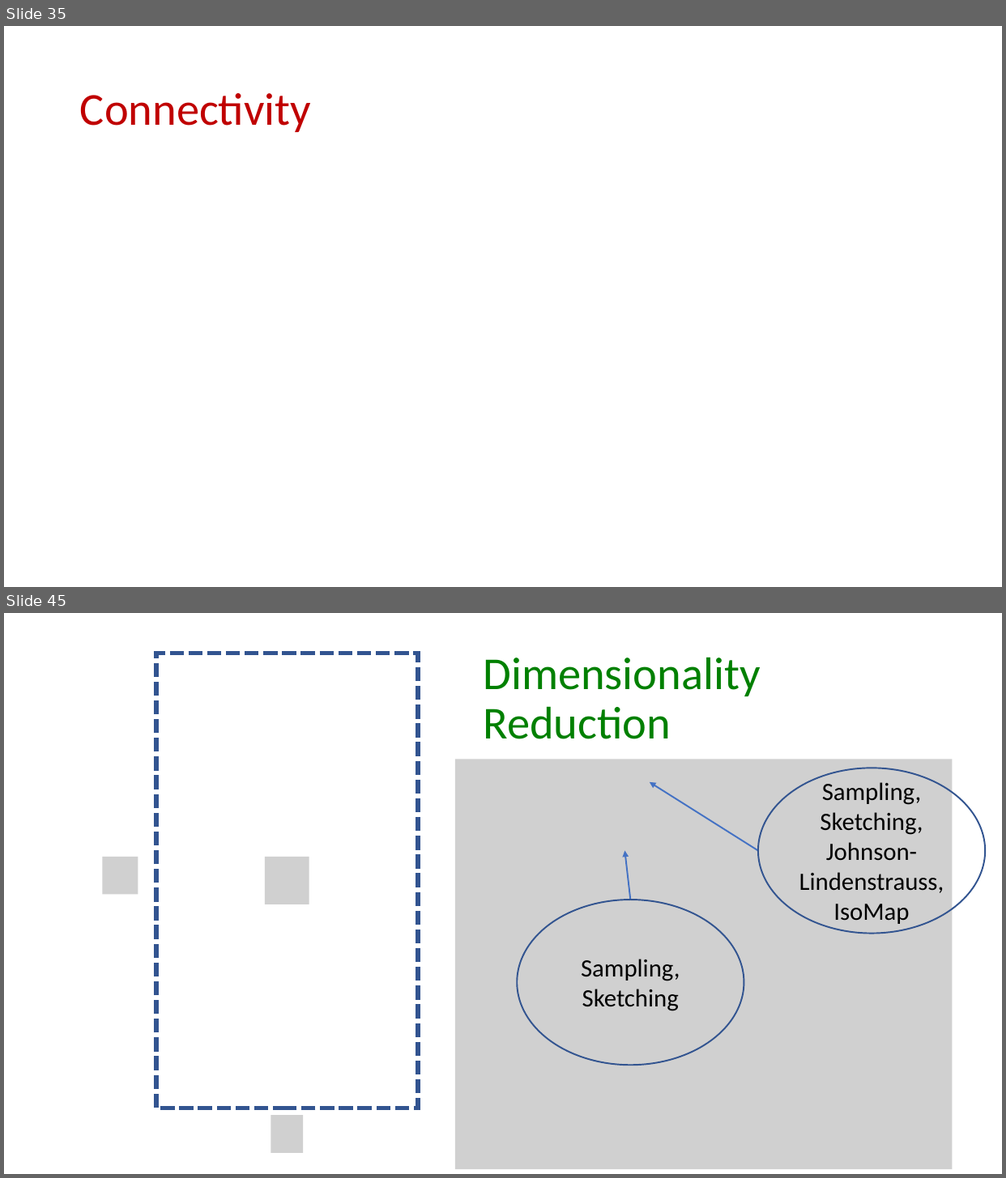
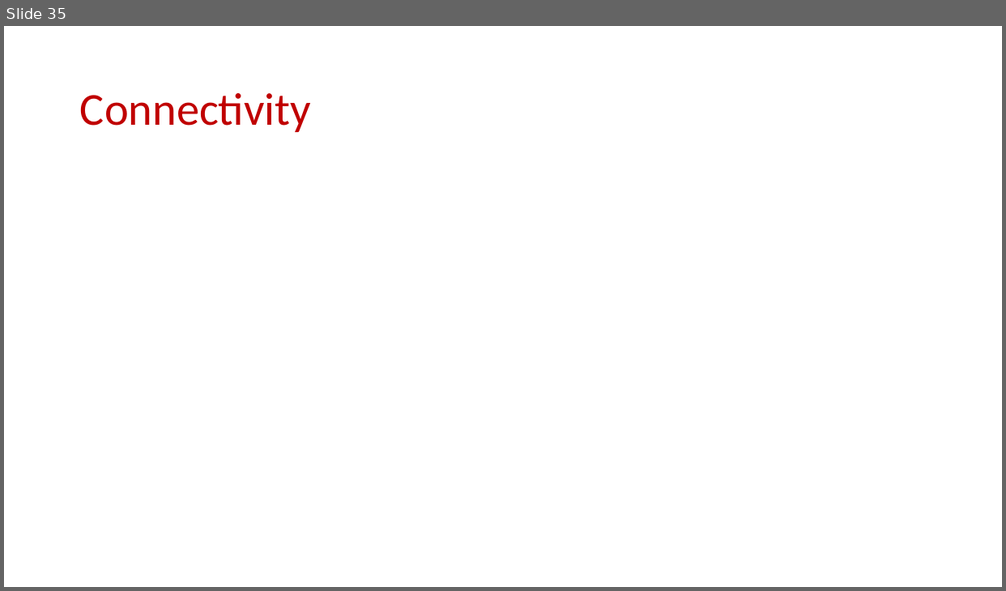
Before and after one commit to samsonzhou/samsonzhou.github.io, a slide deck: CSCE689-23/L20.pptx. Shown one above the other, each under a label of ours: slides 35 and 45 before the commit, slide 35 after it; the slides between them are not shown. The pictures are 1006x1178 and 1006x591 pixels, drawn with LibreOffice and Linux fonts; fonts in the diff are those of the drawing; grey boxes stand for pictures. Boxes give left, top, right and bottom in pixels: in the first picture for what was removed or moved away, otherwise in the second. Text is boxed around its words. In the diff, an @@ line names an element or a change of style, - is before the commit and + after.

```diff
--- a/CSCE689-23/L20.pptx
+++ b/CSCE689-23/L20.pptx
@@ slide 45 removed at [4,613,1002,1174], background #FFFFFF @@
@@ rectangle removed at [156,653,418,1108] @@
@@ title removed at [483,657,760,739] @@
-Dimensionality Reduction
@@ picture removed at [455,759,953,1170] @@
@@ arrow removed from (759, 851) to (650, 782) @@
@@ ellipse removed at [759,768,986,934] @@
-Sampling, Sketching, Johnson-Lindenstrauss, IsoMap
@@ arrow removed from (631, 900) to (624, 851) @@
@@ picture removed at [102,857,138,895] @@
@@ picture removed at [265,857,309,905] @@
@@ ellipse removed at [517,900,744,1065] @@
-Sampling, Sketching
@@ picture removed at [271,1115,304,1152] @@
```
Also in this commit, not shown: 35 other slides removed, 3 other files.
